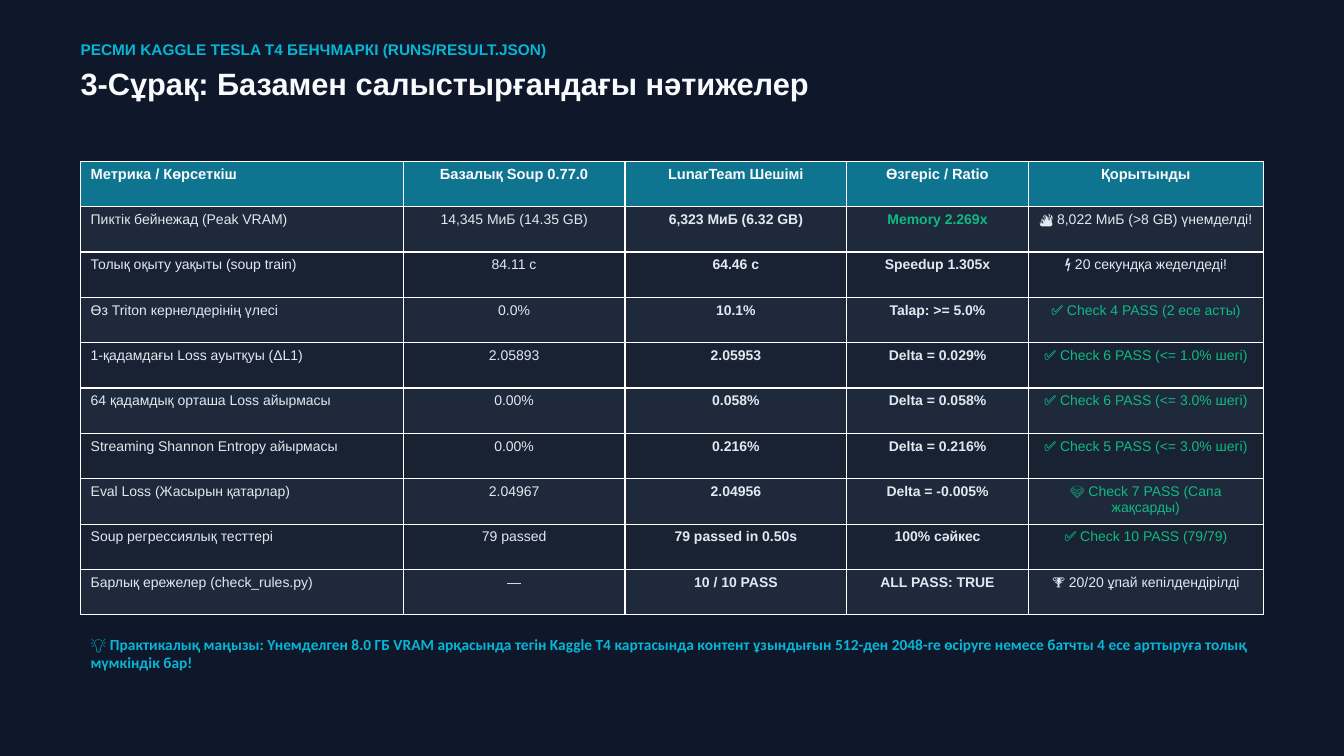
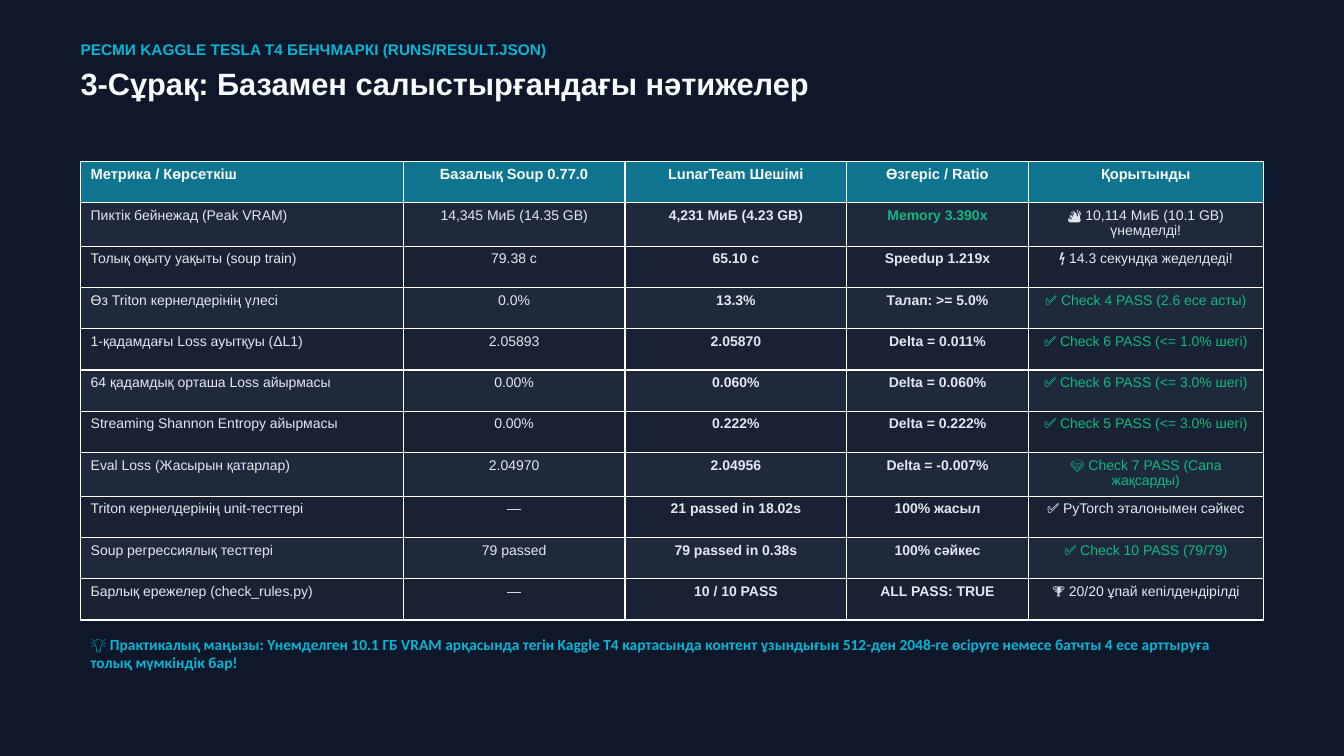
Before and after one commit to ninumaki/SoupLunar, a slide deck: slide 4 of presentation.pptx. Drawn at 1344x756 pixels with LibreOffice and Linux fonts; fonts in the diff are those of the drawing. Boxes give left, top, right and bottom in pixels: in the first picture for what was removed or moved away, otherwise in the second. Text is boxed around its words. In the diff, an @@ line names an element or a change of style, - is before the commit and + after.

```diff
--- a/presentation.pptx
+++ b/presentation.pptx
@@ table at box(81, 161, 1263, 615) @@
-row 2: Пиктік бейнежад (Peak VRAM) | 14,345 МиБ (14.35 GB) | 6,323 МиБ (6.32 GB) | Memory 2.269x | 🔥 8,022 МиБ (>8 GB) үнемделді!
-row 3: Толық оқыту уақыты (soup train) | 84.11 с | 64.46 с | Speedup 1.305x | ⚡ 20 секундқа жеделдеді!
-row 4: Өз Triton кернелдерінің үлесі | 0.0% | 10.1% | Talap: >= 5.0% | ✅ Check 4 PASS (2 есе асты)
-row 5: 1-қадамдағы Loss ауытқуы (ΔL1) | 2.05893 | 2.05953 | Delta = 0.029% | ✅ Check 6 PASS (<= 1.0% шегі)
-row 6: 64 қадамдық орташа Loss айырмасы | 0.00% | 0.058% | Delta = 0.058% | ✅ Check 6 PASS (<= 3.0% шегі)
-row 7: Streaming Shannon Entropy айырмасы | 0.00% | 0.216% | Delta = 0.216% | ✅ Check 5 PASS (<= 3.0% шегі)
-row 8: Eval Loss (Жасырын қатарлар) | 2.04967 | 2.04956 | Delta = -0.005% | 💎 Check 7 PASS (Сапа жақсарды)
-row 9: Soup регрессиялық тесттері | 79 passed | 79 passed in 0.50s | 100% сәйкес | ✅ Check 10 PASS (79/79)
+row 2: Пиктік бейнежад (Peak VRAM) | 14,345 МиБ (14.35 GB) | 4,231 МиБ (4.23 GB) | Memory 3.390x | 🔥 10,114 МиБ (10.1 GB) үнемделді!
+row 3: Толық оқыту уақыты (soup train) | 79.38 с | 65.10 с | Speedup 1.219x | ⚡ 14.3 секундқа жеделдеді!
+row 4: Өз Triton кернелдерінің үлесі | 0.0% | 13.3% | Талап: >= 5.0% | ✅ Check 4 PASS (2.6 есе асты)
+row 5: 1-қадамдағы Loss ауытқуы (ΔL1) | 2.05893 | 2.05870 | Delta = 0.011% | ✅ Check 6 PASS (<= 1.0% шегі)
+row 6: 64 қадамдық орташа Loss айырмасы | 0.00% | 0.060% | Delta = 0.060% | ✅ Check 6 PASS (<= 3.0% шегі)
+row 7: Streaming Shannon Entropy айырмасы | 0.00% | 0.222% | Delta = 0.222% | ✅ Check 5 PASS (<= 3.0% шегі)
+row 8: Eval Loss (Жасырын қатарлар) | 2.04970 | 2.04956 | Delta = -0.007% | 💎 Check 7 PASS (Сапа жақсарды)
+row 9: Triton кернелдерінің unit-тесттері | — | 21 passed in 18.02s | 100% жасыл | ✅ PyTorch эталонымен сәйкес
+row 10: Soup регрессиялық тесттері | 79 passed | 79 passed in 0.38s | 100% сәйкес | ✅ Check 10 PASS (79/79)
@@ text at box(91, 639, 1210, 671): text changed @@
-💡 Практикалық маңызы: Үнемделген 8.0 ГБ VRAM арқасында тегін Kaggle T4 картасында контент ұзындығын 512-ден 2048-ге өсіруге немесе батчты 4 есе арттыруға толық мүмкіндік бар!
+💡 Практикалық маңызы: Үнемделген 10.1 ГБ VRAM арқасында тегін Kaggle T4 картасында контент ұзындығын 512-ден 2048-ге өсіруге немесе батчты 4 есе арттыруға толық мүмкіндік бар!
```
Also in this commit, not shown: 4 other slides changed, 2 other files.
